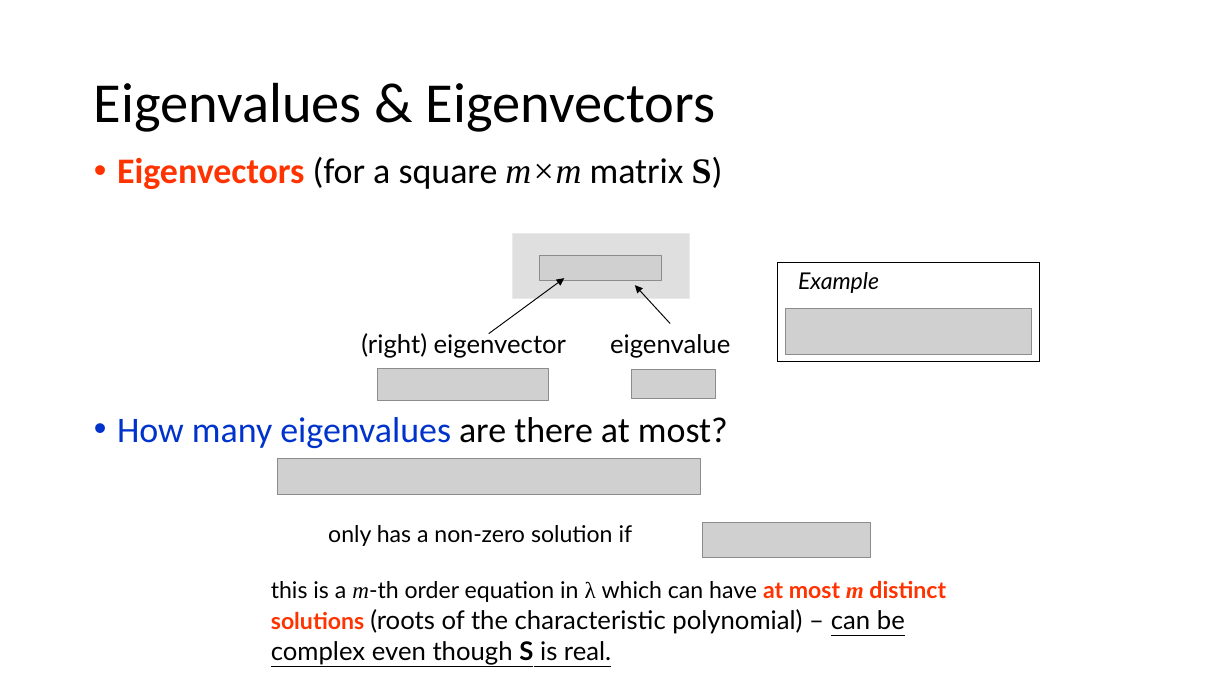
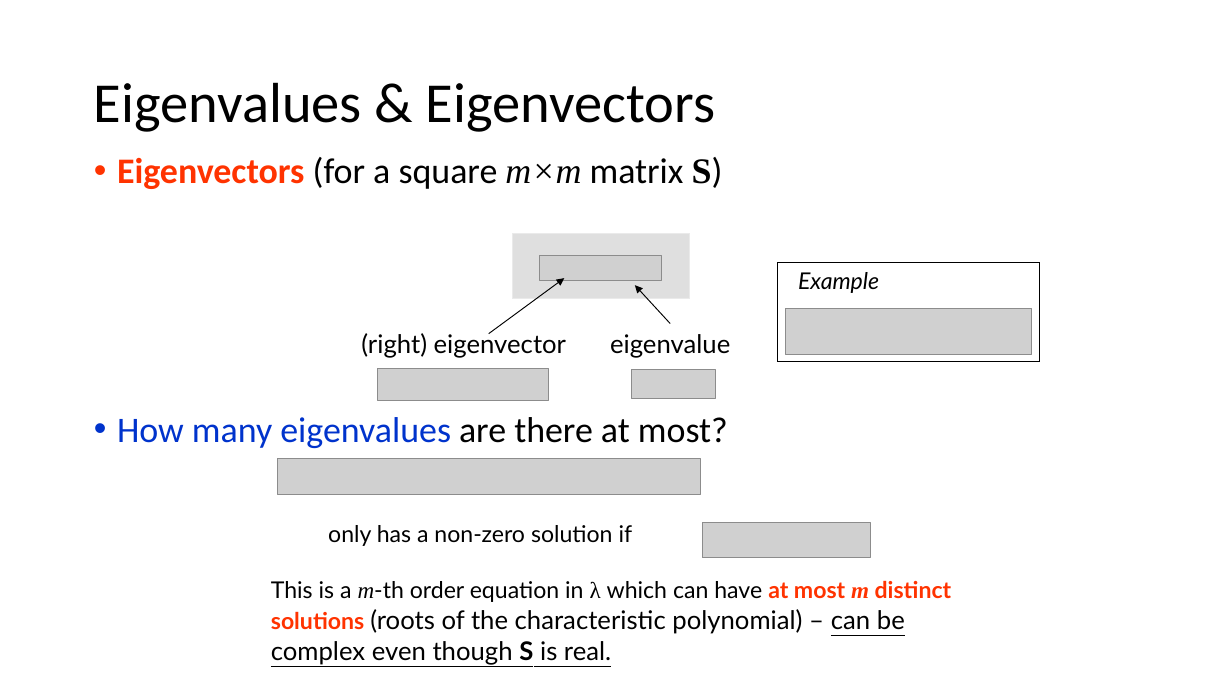
Before and after one commit to cmsc426spring2019/cmsc426spring2019.github.io, a slide deck: slide 4 of lectures/week_2/background_estimation.pptx. Drawn at 1232x693 pixels with LibreOffice and Linux fonts; fonts in the diff are those of the drawing; grey boxes stand for pictures. Boxes give left, top, right and bottom in pixels: in the first picture for what was removed or moved away, otherwise in the second. Text is boxed around its words. In the diff, an @@ line names an element or a change of style, - is before the commit and + after.

```diff
--- a/lectures/week_2/background_estimation.pptx
+++ b/lectures/week_2/background_estimation.pptx
@@ text at (271, 580, 952, 665): text changed @@
-this is a m-th order equation in λ which can have at most m distinct solutions (roots of the characteristic polynomial) – can be complex even though S is real.
+This is a m-th order equation in λ which can have at most m distinct solutions (roots of the characteristic polynomial) – can be complex even though S is real.
```
Also in this commit, not shown: 5 other slides changed, 1 other file.
